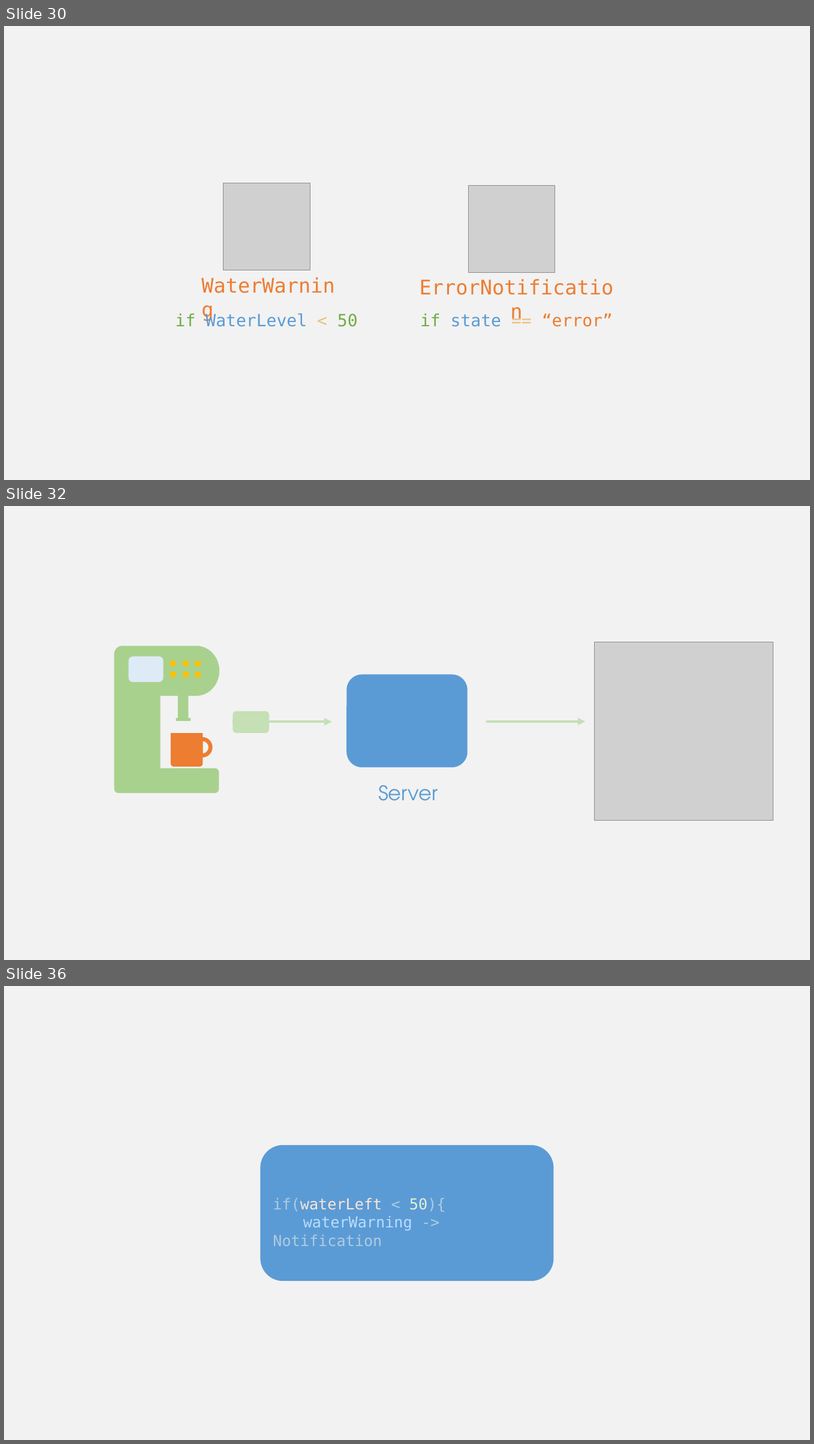
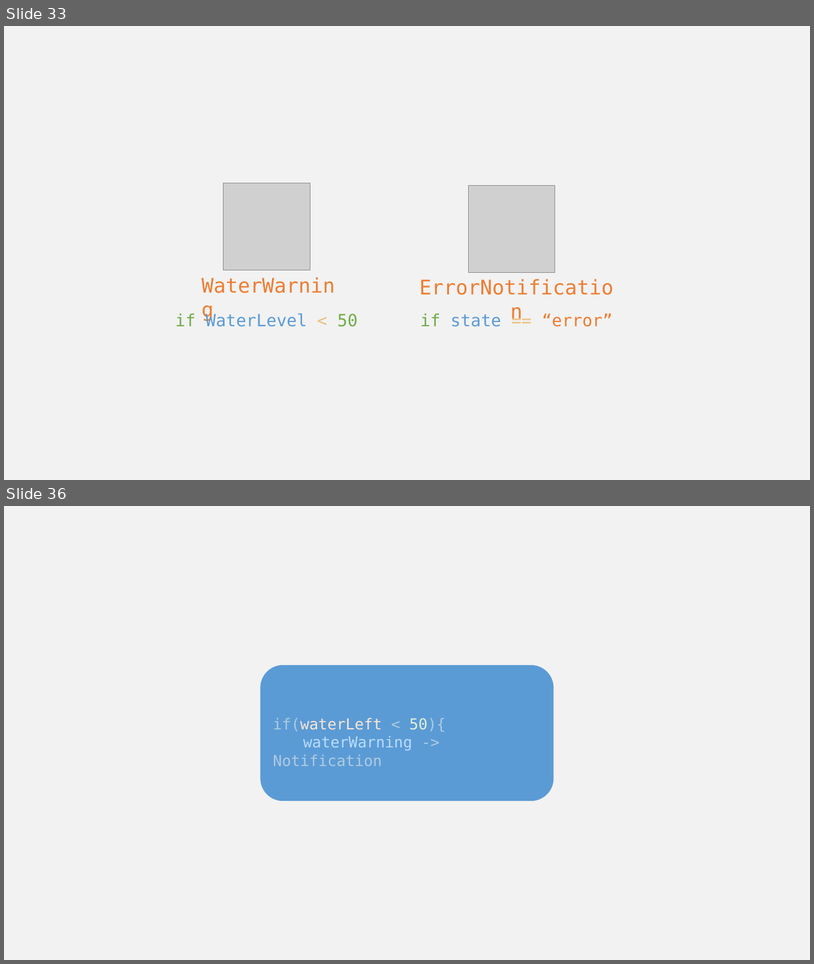
Before and after one commit to w3c/wot-cg, a slide deck: Tutorials/whatiswot/14-Interaction_Affordances/14-Interaction_Affordances.pptx. Shown one above the other, each under a label of ours: slides 30, 32 and 36 before the commit, slides 33 and 36 after it; the slides between them are not shown. The pictures are 814x1444 and 814x964 pixels, drawn with LibreOffice and Linux fonts; fonts in the diff are those of the drawing; grey boxes stand for pictures. Boxes give left, top, right and bottom in pixels: in the first picture for what was removed or moved away, otherwise in the second. Text is boxed around its words. In the diff, an @@ line names an element or a change of style, - is before the commit and + after.

```diff
--- a/Tutorials/whatiswot/14-Interaction_Affordances/14-Interaction_Affordances.pptx
+++ b/Tutorials/whatiswot/14-Interaction_Affordances/14-Interaction_Affordances.pptx
@@ slide 32 removed at (4,506,810,960), background #F2F2F2 @@
@@ picture removed at (595,642,773,820) @@
@@ rounded rectangle removed at (347,674,468,767) @@
@@ group removed at (114,646,219,793): 6 ellipses, 2 freeform shapes, 2 rounded rectangles @@
@@ arrow removed from (233, 721) to (332, 721) @@
@@ rounded rectangle removed at (233,711,269,733) @@
@@ arrow removed from (487, 721) to (586, 721) @@
@@ text removed at (378,785,438,801) @@
-Server
@@ what was slide 30 is now slide 33 @@
```
Also in this commit, not shown: 4 slides changed, 22 slides added, 16 other slides removed.
